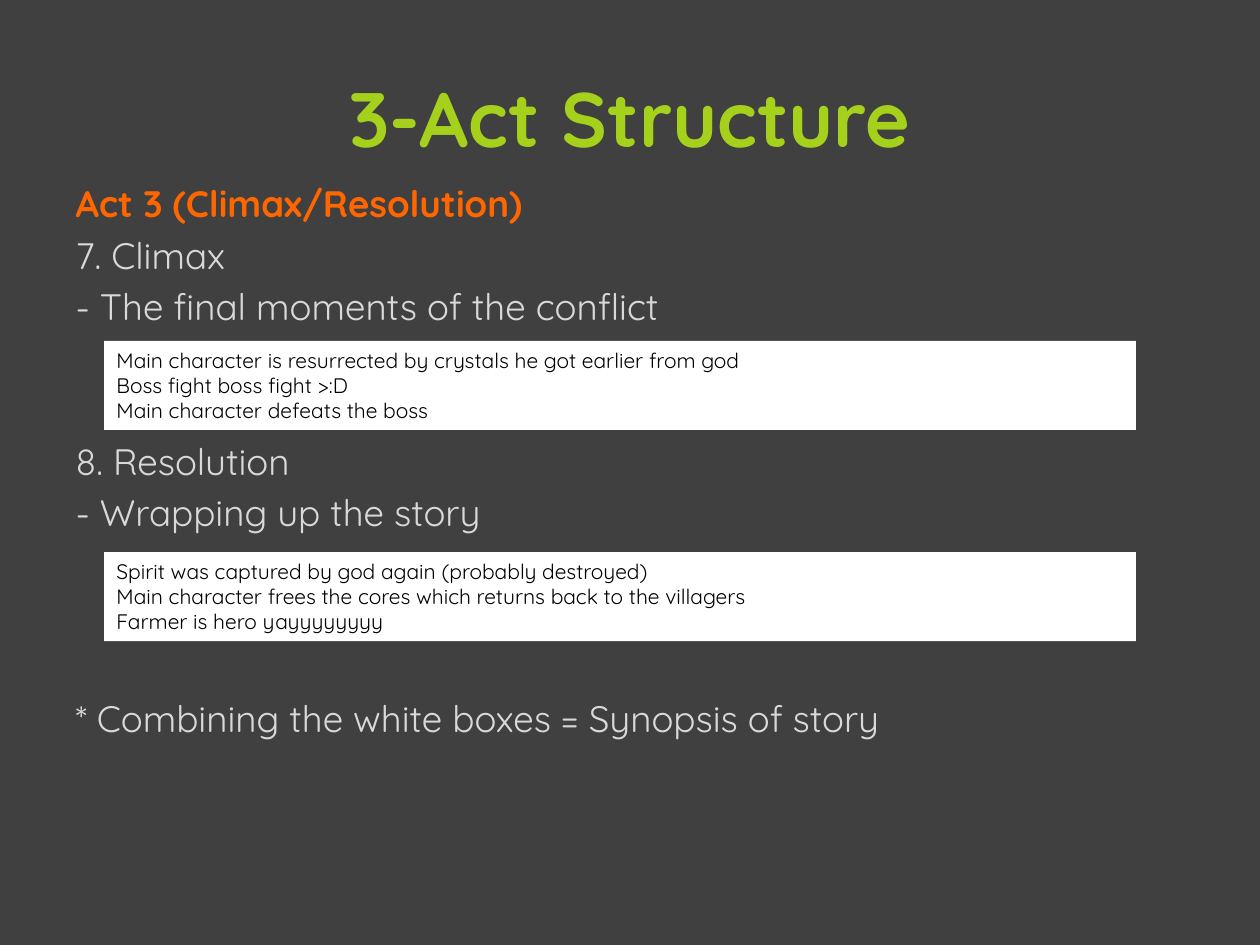
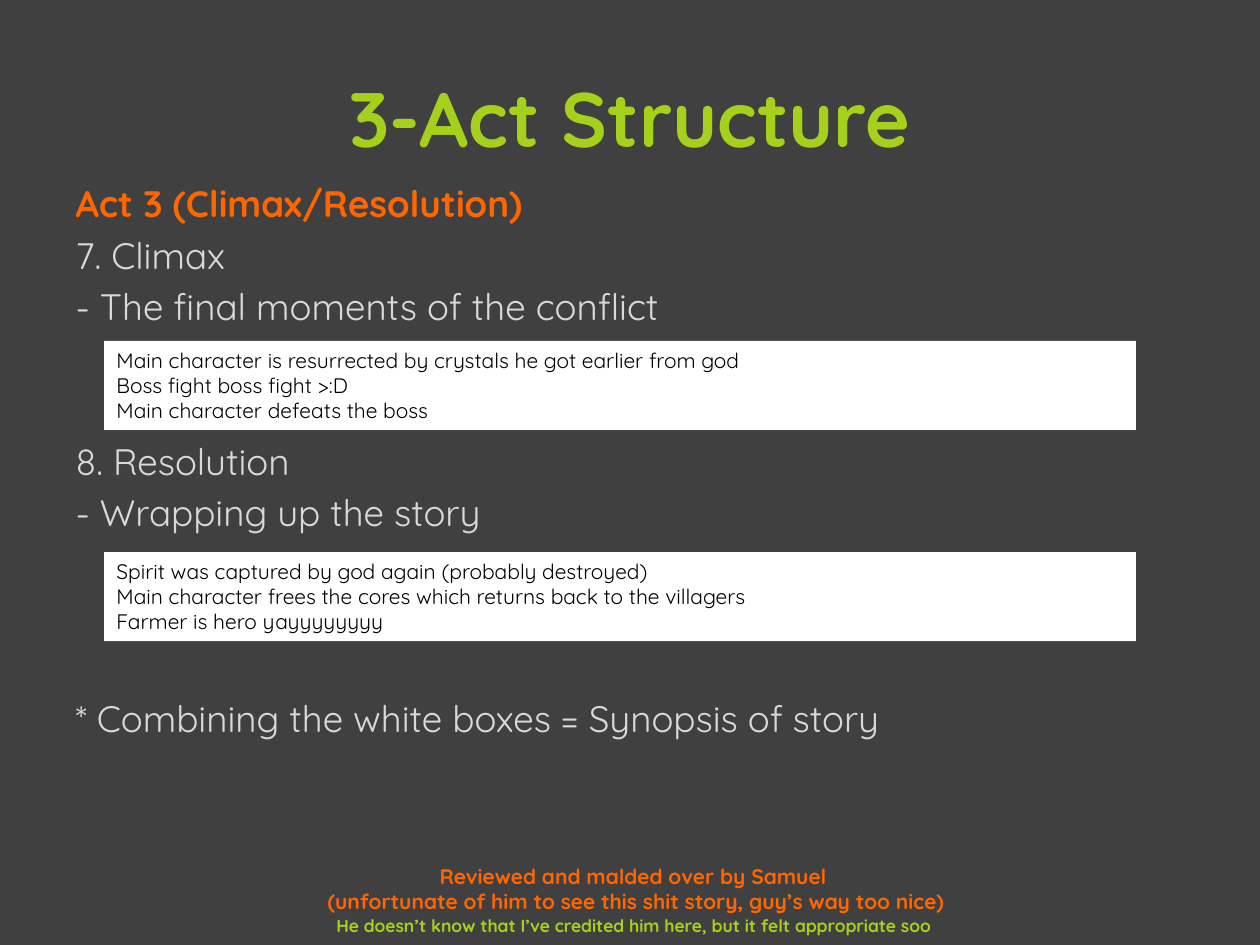
Before and after one commit to FMLneverlucky/2024-sem-1, a slide deck: slide 5 of story creation/assignment submission/DM1374_GSTORY_3-ActTemplate (submission).pptx. Drawn at 1260x945 pixels with LibreOffice and Linux fonts; fonts in the diff are those of the drawing; background and template pictures are left out. Boxes give left, top, right and bottom in pixels: in the first picture for what was removed or moved away, otherwise in the second. Text is boxed around its words. In the diff, an @@ line names an element or a change of style, - is before the commit and + after.

```diff
--- a/story creation/assignment submission/DM1374_GSTORY_3-ActTemplate (submission).pptx
+++ b/story creation/assignment submission/DM1374_GSTORY_3-ActTemplate (submission).pptx
@@ text added at (328, 868, 944, 913), 12 pt, text #FF6600, bold @@
+Reviewed and malded over by Samuel
+(unfortunate of him to see this shit story, guy’s way too nice)
@@ text added at (336, 919, 931, 936), 10 pt, text #A5D11C, bold @@
+He doesn’t know that I’ve credited him here, but it felt appropriate soo
```
Also in this commit, not shown: 1 other file.
